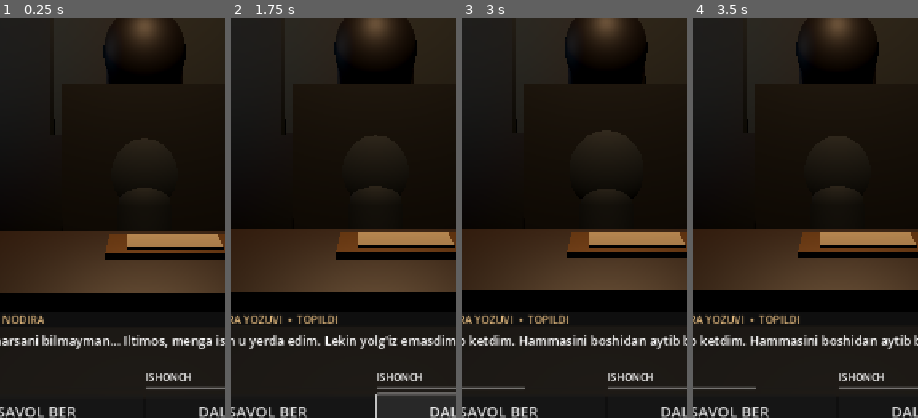
Above: before the commit, frames 1-4 (left to right).
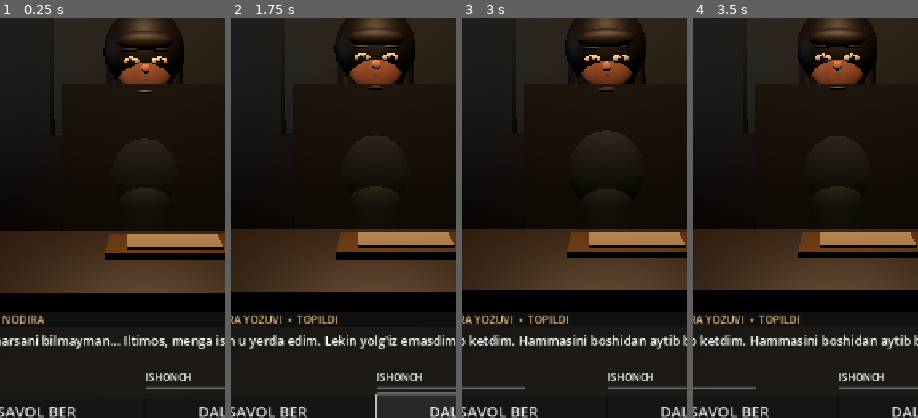
Above: after the commit, the same moments.

Repository: Yusufayupov/Roadsandbox
Game: Godot game, scene res://main.tscn
The game is run twice, just before and just after one commit, with the same random seed, the same clock (stepped at 60 frames per second) and the same inputs.
Inputs:
- Up to frame 1 (0.25 s): no input
- Up to frame 2 (1.75 s): click "SAVOL BER" at 0.5 s; click "DALIL KO'RSAT" at 1.25 s
- Up to frame 3 (3 s): click "QAT'IY GAPIR" at 2 s; click "STOLGA UR" at 2.75 s
- Up to frame 4 (3.5 s): no input
The pictures show only the part of the screen within x 18-68%, y 35-85%; the shares and areas given below are measured in that part.

The runs differ from the first frame. In frame 1, 1.7% of the frame differs, in the area x 45-83%, y 3-19%; in frame 2, 1.9%, in the area x 45-83%, y 2-18%; in frame 3, 1.9%; in frame 4, 1.9%.

Commit message:
Orient 3D suspect facial details toward first-person camera

Diff:
--- a/interrogation-godot/scripts/interrogation.gd
+++ b/interrogation-godot/scripts/interrogation.gd
@@ -162,21 +162,21 @@
 	_sphere(head, 0.31, Vector3(0, 0.02, 0), materials["skin"], Vector3(0.83, 1.13, 0.78))
 	# Jaw and cheek volume.
 	_sphere(head, 0.22, Vector3(0, -0.12, -0.015), materials["skin_light"], Vector3(0.9, 0.65, 0.78))
-	_sphere(head, 0.34, Vector3(0, 0.14, 0.045), materials["hair"], Vector3(1.02, 1.12, 0.92))
+	_sphere(head, 0.34, Vector3(0, 0.14, -0.06), materials["hair"], Vector3(1.02, 1.12, 0.92))
 	# Hair fringe, side locks.
-	_sphere(head, 0.18, Vector3(0, 0.22, -0.205), materials["hair_hi"], Vector3(1.28, 0.48, 0.43))
+	_sphere(head, 0.18, Vector3(0, 0.22, 0.205), materials["hair_hi"], Vector3(1.28, 0.48, 0.43))
 	for side in [-1.0, 1.0]:
 		_capsule(head, 0.075, 0.48, Vector3(side * 0.255, -0.06, -0.02), materials["hair"])
 		_sphere(head, 0.055, Vector3(side * 0.27, 0.0, -0.06), materials["skin"], Vector3(0.7, 1.0, 0.6))
 	# Eyes, brows, nose, lips are separate geometry for visible expressions.
 	for side in [-1.0, 1.0]:
-		_sphere(head, 0.067, Vector3(side * 0.115, 0.055, -0.237), materials["eye_white"], Vector3(1.0, 0.52, 0.4))
-		var iris := _sphere(head, 0.031, Vector3(side * 0.115, 0.052, -0.264), materials["iris"], Vector3(1, 1, 0.55))
-		_sphere(head, 0.016, Vector3(side * 0.115, 0.052, -0.278), materials["pupil"], Vector3(1, 1, 0.5))
-		_sphere(head, 0.012, Vector3(side * 0.104, 0.064, -0.286), materials["eye_white"], Vector3(1, 1, 0.5))
-		_sphere(head, 0.073, Vector3(side * 0.115, 0.145, -0.22), materials["hair"], Vector3(1.1, 0.22, 0.45))
-	_sphere(head, 0.055, Vector3(0, -0.005, -0.29), materials["skin_light"], Vector3(0.62, 0.72, 0.52))
-	_sphere(head, 0.085, Vector3(0, -0.19, -0.255), materials["lip"], Vector3(0.85, 0.24, 0.38))
+		_sphere(head, 0.067, Vector3(side * 0.115, 0.055, 0.237), materials["eye_white"], Vector3(1.0, 0.52, 0.4))
+		var iris := _sphere(head, 0.031, Vector3(side * 0.115, 0.052, 0.264), materials["iris"], Vector3(1, 1, 0.55))
+		_sphere(head, 0.016, Vector3(side * 0.115, 0.052, 0.278), materials["pupil"], Vector3(1, 1, 0.5))
+		_sphere(head, 0.012, Vector3(side * 0.104, 0.064, 0.286), materials["eye_white"], Vector3(1, 1, 0.5))
+		_sphere(head, 0.073, Vector3(side * 0.115, 0.145, 0.22), materials["hair"], Vector3(1.1, 0.22, 0.45))
+	_sphere(head, 0.055, Vector3(0, -0.005, 0.29), materials["skin_light"], Vector3(0.62, 0.72, 0.52))
+	_sphere(head, 0.085, Vector3(0, -0.19, 0.255), materials["lip"], Vector3(0.85, 0.24, 0.38))
 	# Ears.
 	for side in [-1.0, 1.0]:
 		_sphere(head, 0.075, Vector3(side * 0.255, -0.035, 0), materials["skin"], Vector3(0.45, 0.72, 0.52))
